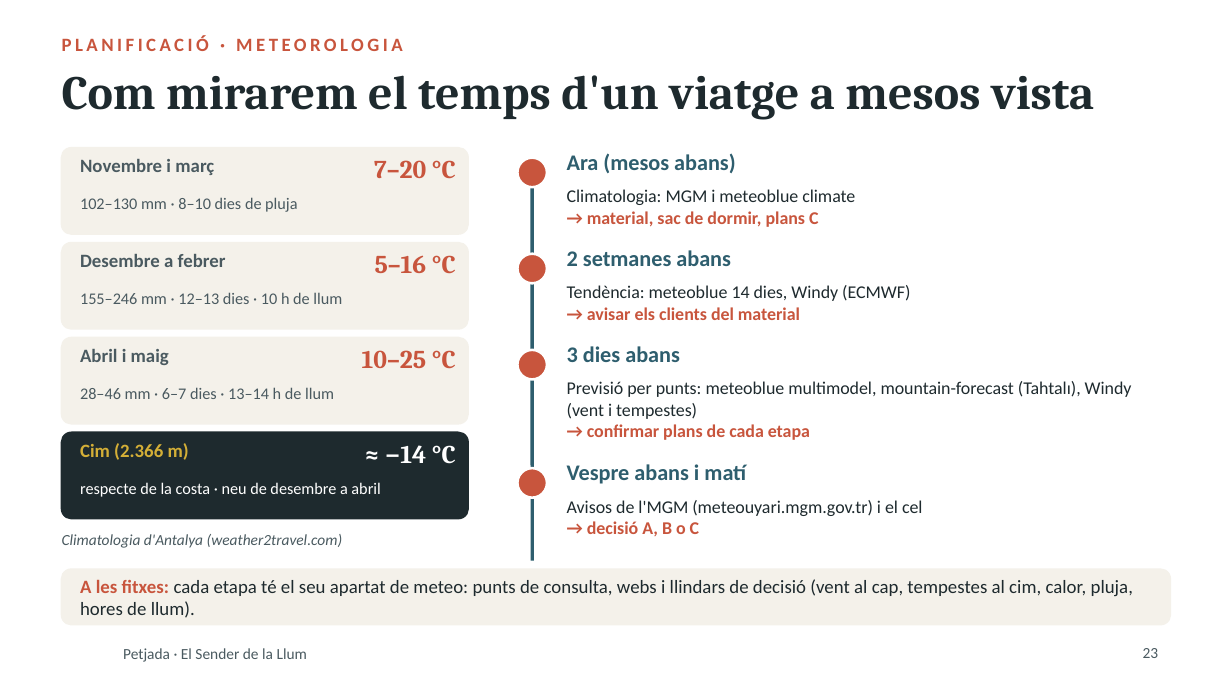
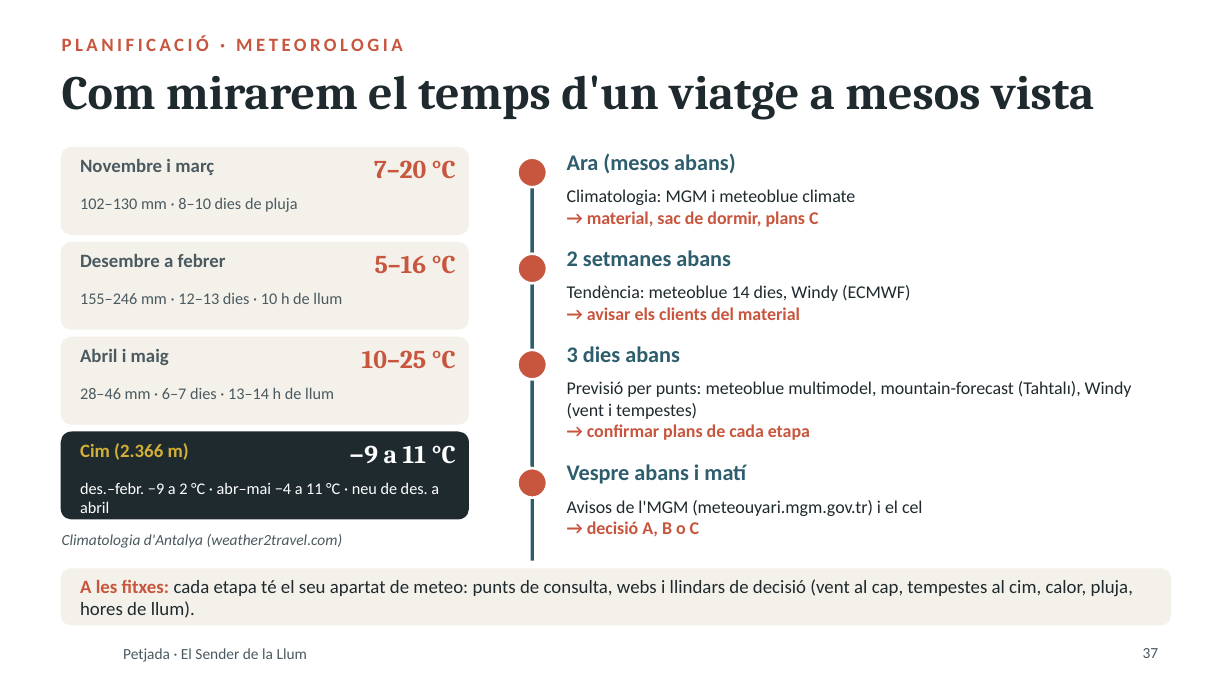
Before and after one commit to stosalca/sender-de-la-llum, a slide deck: slide 37 of Presentacio_2_Petjada.pptx (slide 23 before the commit). Drawn at 1232x693 pixels with LibreOffice and Linux fonts; fonts in the diff are those of the drawing; background and template pictures are left out. Boxes give left, top, right and bottom in pixels: in the first picture for what was removed or moved away, otherwise in the second. Text is boxed around its words. In the diff, an @@ line names an element or a change of style, - is before the commit and + after.

```diff
--- a/Presentacio_2_Petjada.pptx
+++ b/Presentacio_2_Petjada.pptx
@@ text at bbox=[349, 445, 456, 464]: text changed @@
-≈ −14 °C
+−9 a 11 °C
@@ text at bbox=[80, 482, 439, 513]: text changed @@
-respecte de la costa · neu de desembre a abril
+des.–febr. −9 a 2 °C · abr–mai −4 a 11 °C · neu de des. a abril
@@ page number at bbox=[1143, 648, 1159, 658]: text changed @@
-23
+37
```
Also in this commit, not shown: 17 other slides changed, 14 slides added, 41 other files.
